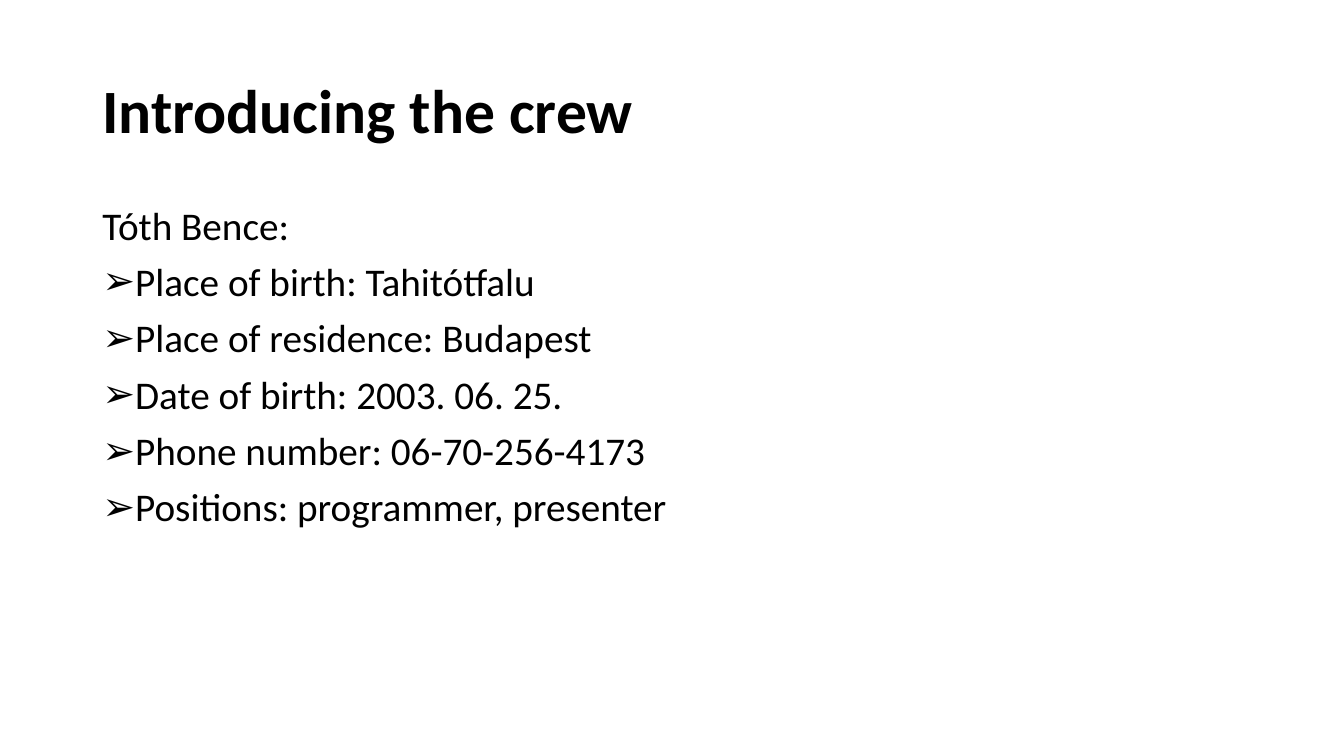
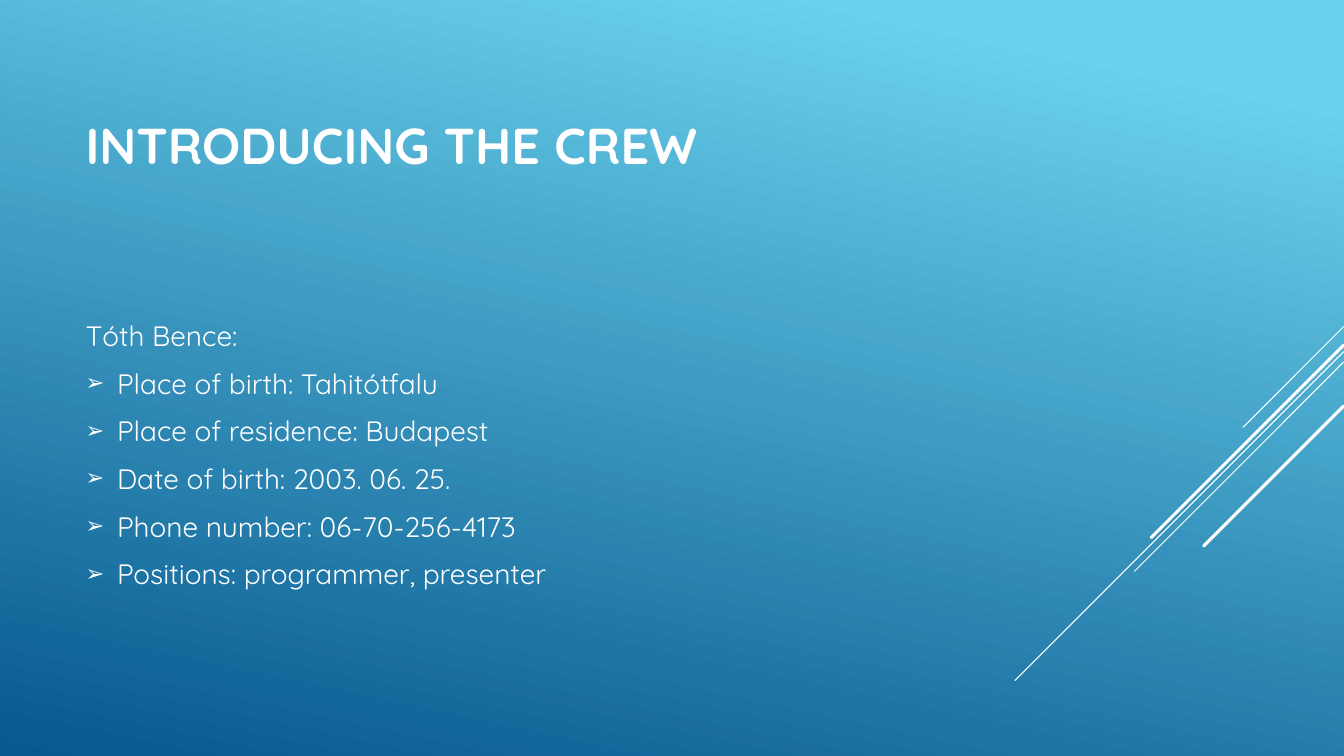
Before and after one commit to Bencee130/Quiz, a slide deck: slide 4 of Quiz presentation.pptx. Drawn at 1344x756 pixels with LibreOffice and Linux fonts; fonts in the diff are those of the drawing. Boxes give left, top, right and bottom in pixels: in the first picture for what was removed or moved away, otherwise in the second. Text is boxed around its words. In the diff, an @@ line names an element or a change of style, - is before the commit and + after.

```diff
--- a/Quiz presentation.pptx
+++ b/Quiz presentation.pptx
@@ background #FFFFFF to gradient #6ED2EB to #06588E @@
@@ title at [86, 128, 697, 165]: text changed; size 44 to 36 pt; font Calibri to Quicksand; text colour #000000 to #FFFFFF @@
-Introducing the crew
+INTRODUCING THE CREW
@@ text "Tóth Bence:": place and size @@
-text "Tóth Bence:" at [102, 212, 666, 528]
+text "Tóth Bence:" at [86, 325, 546, 590]
@@ text "Tóth Bence:" at [86, 325, 546, 590]: size 28 to 20 pt, font Calibri to Quicksand, text colour #000000 to #FFFFFF; line spacing 0.9 to 1; indent changed; vertical alignment top to middle @@
@@ group added at [1015, 327, 1344, 681]: 5 lines @@
```
Also in this commit, not shown: 11 other slides changed, 1 other file.
